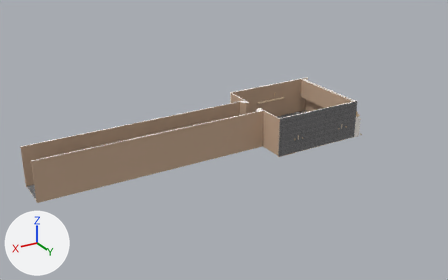
The OBJ model first-person-ascii-art-demo/Assets/Models/Rooms/EntryRoom.obj: old version first, new version second.
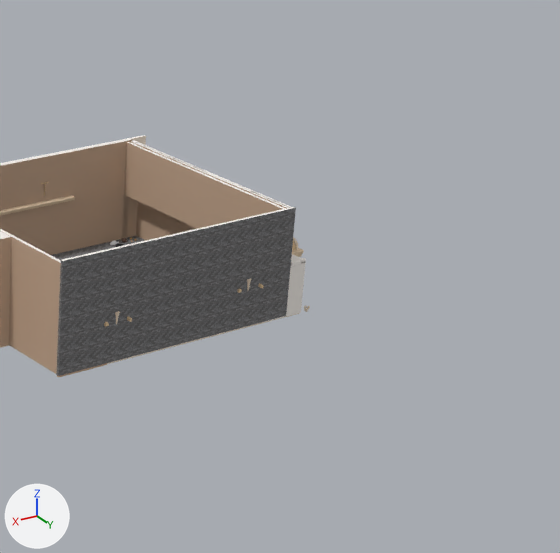
Each version is shown whole from a 50 mm camera at (63.9, 82.1, 42.4) aimed at (17.2, 4.3, 3.5), then close up on the part from 58% to 99% of the width and 12% to 77% of the height. Every picture has the same lights, and +X, +Y and +Z are marked at lower left. Where no turn or scale is listed for an object, it has been applied to the vertices. Vertices at the same position are counted once.

In view in the first close-up: 'EntryRoom'.
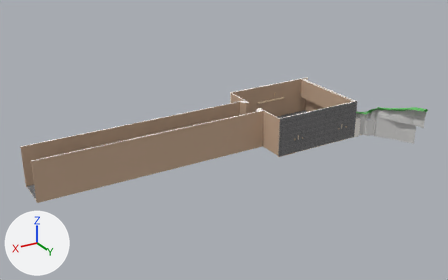
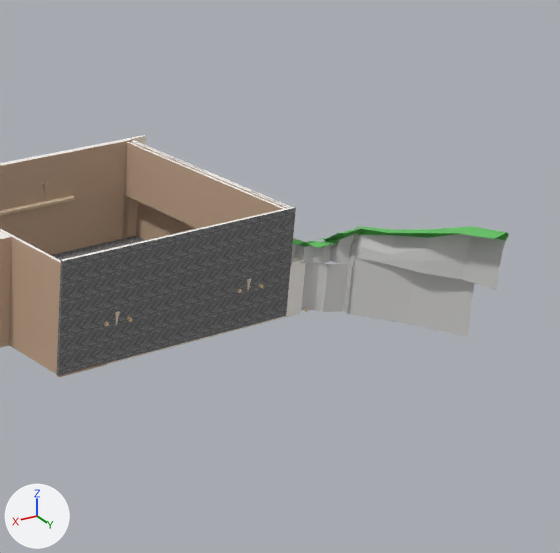
Pixel boxes [x1, y1, x2, y2] of what changed, in the close-ups (560 x 553 px; the box of a moved part takes in the faces that stretch with it):
'EntryRoom', reshaped: before [0, 135, 310, 377]; after [0, 135, 509, 377]
part 1 of me_entryroom, added: after [292, 239, 338, 263]
part 2 of me_entryroom, added: after [301, 229, 364, 314]
part 3 of me_entryroom, added: after [352, 226, 509, 290]
part 4 of me_entryroom, deleted: before [110, 238, 137, 247]
part 5 of me_entryroom, moved or reshaped (not visible before): after [348, 256, 474, 337]

The change, as a list of edits to the scene's bpy script:
```text
Add mat_rock_clone:
    mat_rock_clone = principled_material('Rock(Clone)')
    mat_rock_clone.base_color = (0.631, 0.624, 0.612)  # light grey #d0cfcd
    mat_rock_clone.roughness = 1.0
Add mat_grass_clone:
    mat_grass_clone = principled_material('Grass(Clone)')
    mat_grass_clone.base_color = (0.133, 0.545, 0.133)  # green #66c366
    mat_grass_clone.roughness = 1.0
Change me_entryroom:
    used by ob_entryroom; location = (0.0, 0.0, 0.0)
    remove me_entryroom.from_pydata(...)  # 6080 vertices, 11761 faces; spans x -9.6..46.9, y -7.6..7.9, z -0.2..6.5
    add me_entryroom.from_pydata(...)  # 4275 vertices, 8117 faces; spans x -14.3..46.9, y -7.6..17.4, z -0.2..6.8
    me_entryroom part 1: a new loose piece of 68 vertices spanning x -10.5..-7.5, y 5.5..8.5, z 3.0..4.2
    me_entryroom part 2: a new loose piece of 52 vertices spanning x -11.1..-8.5, y 7.5..9.5, z 0.0..5.2
    me_entryroom part 3: a new loose piece of 43 vertices spanning x -14.3..-10.5, y 9.2..17.4, z 3.5..6.8
    me_entryroom part 4: 11 loose pieces with 1974 vertices, spanning x -7.5..-5.5, y -7.0..-5.2, z -0.2..0.2, are deleted
    me_entryroom part 5
    26 faces are deleted
    6 vertices are added at (-13.9, 15.4, 0.0), (-12.4, 12.3, 0.0), (-10.5, 9.4, 0.0), (-13.9, 15.4, 3.6), (-12.4, 12.3, 3.6), (-10.5, 9.4, 3.6)
    21 new faces join them, mat_sandstone_4_clone (beige #ecdac3)
    5 new faces join them, mat_foliage_clone (cyan #00d4b9)
    4 new faces join them, mat_rock_clone (light grey #d0cfcd)
    remove me_entryroom.materials.append(mat_glass_clone)  # light grey #d1d1d1
    remove me_entryroom.materials.append(mat_brown_clone)  # brown #5d4539
    remove me_entryroom.materials.append(mat_darkred_clone)  # white #ffffff
    remove me_entryroom.materials.append(mat_black_clone)  # black #212121
    remove me_entryroom.materials.append(mat_grey_clone)  # dark grey #5f5f5f
    remove me_entryroom.materials.append(mat_darkwood_clone)  # brown #5f4b35
    add me_entryroom.materials.append(mat_grass_clone)  # green #66c366
    add me_entryroom.materials.append(mat_rock_clone)  # light grey #d0cfcd
```
